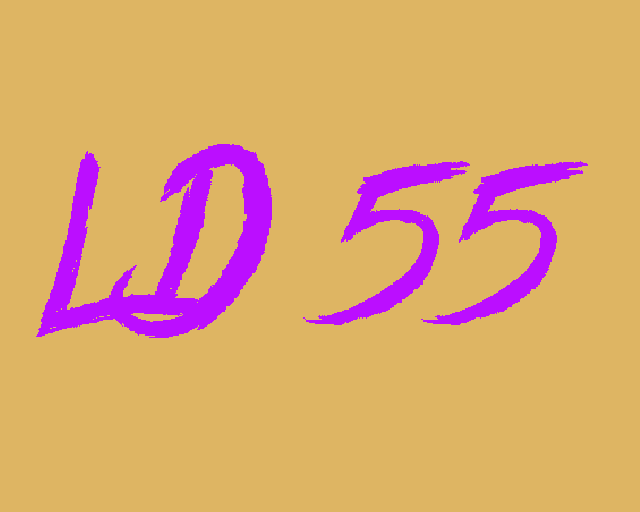
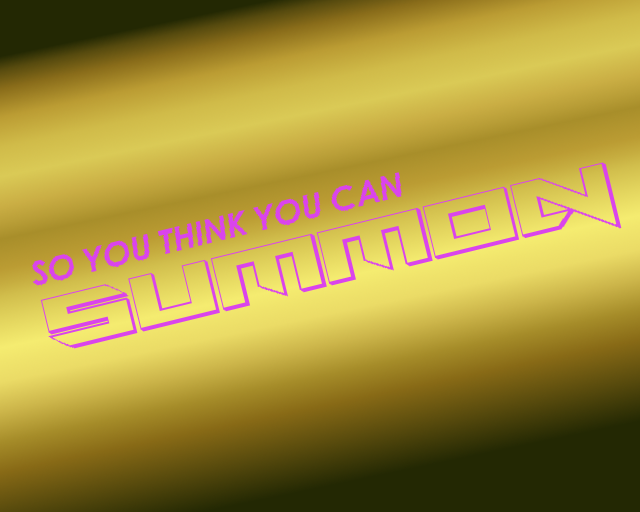
Layer changes from the first (640, 512) image to the second:
removed layer "Pasted Layer" over (0, 0, 640, 512)
removed layer "LD ..." over (22, 79, 114, 282)
removed layer "Background" over (0, 0, 640, 512)
added layer "SO YOU THINK YOU CAN" above "Wall #1" over (32, 162, 622, 349)
added layer "Wall #1" above "Wall" over (0, 0, 640, 512)
added layer "Wall" over (0, 0, 640, 512)
